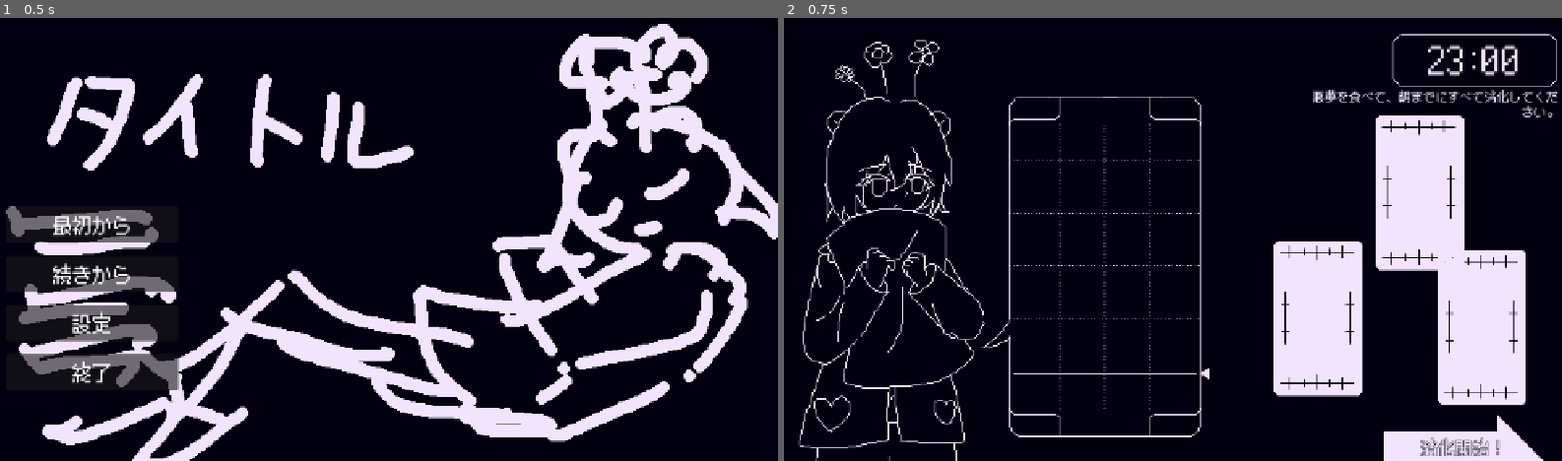
Above: before the commit, frames 1-2 (left to right).
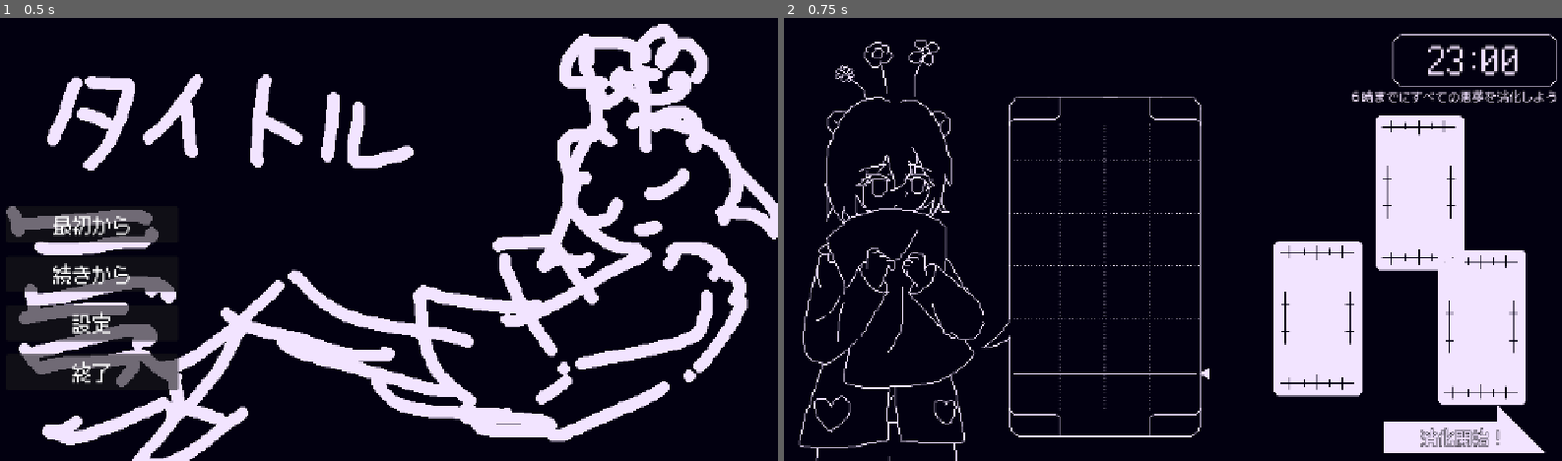
Above: after the commit, the same moments.

Repository: rainrumi/GJGJ_2605
Game: Godot game, scene res://scene/main/main.tscn
Same seed, same stepped clock (60 frames per second), same inputs: the game is played once before the commit and once after it.
Inputs:
- Up to frame 1 (0.5 s): no input
- Up to frame 2 (0.75 s): click "最初から" at 0.5 s

Frame 1 is identical in both runs. In frame 2, 1.7% of the frame differs, in the area x 67-100%, y 16-100%.
Error after the commit: Invalid access to property or key 'pressed' on a base object of type 'null instance'. (res://scene/main/game/game.gd:39)

Commit message:
消化開始ボタンの位置調整

Diff:
--- a/scene/main/game/game.tscn
+++ b/scene/main/game/game.tscn
@@ -44,20 +44,26 @@
 mouse_filter = 2
 texture = ExtResource("18_time_frame")
 
-[node name="Graph" type="TextureRect" parent="UI/TimeBar" unique_id=915653427]
-visible = false
+[node name="TimeText" type="Label" parent="UI/TimeBar" unique_id=1349676453]
 layout_mode = 0
-offset_left = 124.0
-offset_top = 36.0
-offset_right = 156.0
-offset_bottom = 68.0
-mouse_filter = 2
+offset_left = 27.0
+offset_top = 19.0
+offset_right = 255.0
+offset_bottom = 81.0
+theme_override_colors/font_color = Color(0.94, 0.88, 1, 1)
+theme_override_colors/font_outline_color = Color(0, 0, 0, 1)
+theme_override_constants/outline_size = 4
+theme_override_fonts/font = ExtResource("13_font")
+theme_override_font_sizes/font_size = 52
+text = "23:00"
+horizontal_alignment = 1
+vertical_alignment = 1
 
 [node name="DigestionFrame" type="TextureRect" parent="UI" unique_id=75896202]
 offset_left = 983.0
-offset_top = 642.0
+offset_top = 626.0
 offset_right = 1259.0
-offset_bottom = 730.0
+offset_bottom = 714.0
 mouse_filter = 2
 texture = ExtResource("17_digestion")
 
@@ -82,21 +88,6 @@
 offset_right = 1280.0
 offset_bottom = 720.0
 
-[node name="TimeText" type="Label" parent="UI/StatusPanel" unique_id=1349676453]
-layout_mode = 0
-offset_left = 1024.0
-offset_top = 36.0
-offset_right = 1252.0
-offset_bottom = 98.0
-theme_override_colors/font_color = Color(0.94, 0.88, 1, 1)
-theme_override_colors/font_outline_color = Color(0, 0, 0, 1)
-theme_override_constants/outline_size = 4
-theme_override_fonts/font = ExtResource("13_font")
-theme_override_font_sizes/font_size = 52
-text = "23:00"
-horizontal_alignment = 1
-vertical_alignment = 1
-
 [node name="MessageText" type="Label" parent="UI/StatusPanel" unique_id=196976463]
 layout_mode = 0
 offset_left = 869.0
@@ -111,35 +102,3 @@
 text = "６時までにすべての悪夢を消化しよう"
 horizontal_alignment = 2
 autowrap_mode = 3
-
-[node name="HPText" type="Label" parent="UI/StatusPanel" unique_id=1313500156]
-visible = false
-layout_mode = 0
-theme_override_fonts/font = ExtResource("13_font")
-text = "12/12"
-
-[node name="FullnessText" type="Label" parent="UI/StatusPanel" unique_id=1996171414]
-visible = false
-layout_mode = 0
-theme_override_fonts/font = ExtResource("13_font")
-text = "0/6"
-
-[node name="NightmarePanel" type="Control" parent="UI" unique_id=1220789213]
-visible = false
-layout_mode = 3
-anchors_preset = 0
-offset_right = 1.0
-offset_bottom = 1.0
-
-[node name="NightmareText" type="Label" parent="UI/NightmarePanel" unique_id=1675171175]
-layout_mode = 0
-theme_override_fonts/font = ExtResource("13_font")
-
-[node name="EatButton" type="Button" parent="UI" unique_id=833318588]
-visible = false
-
-[node name="SkillButton" type="Button" parent="UI" unique_id=1769908487]
-visible = false
-
-[node name="TarnEndButton" type="Button" parent="UI" unique_id=1073114042]
-visible = false
